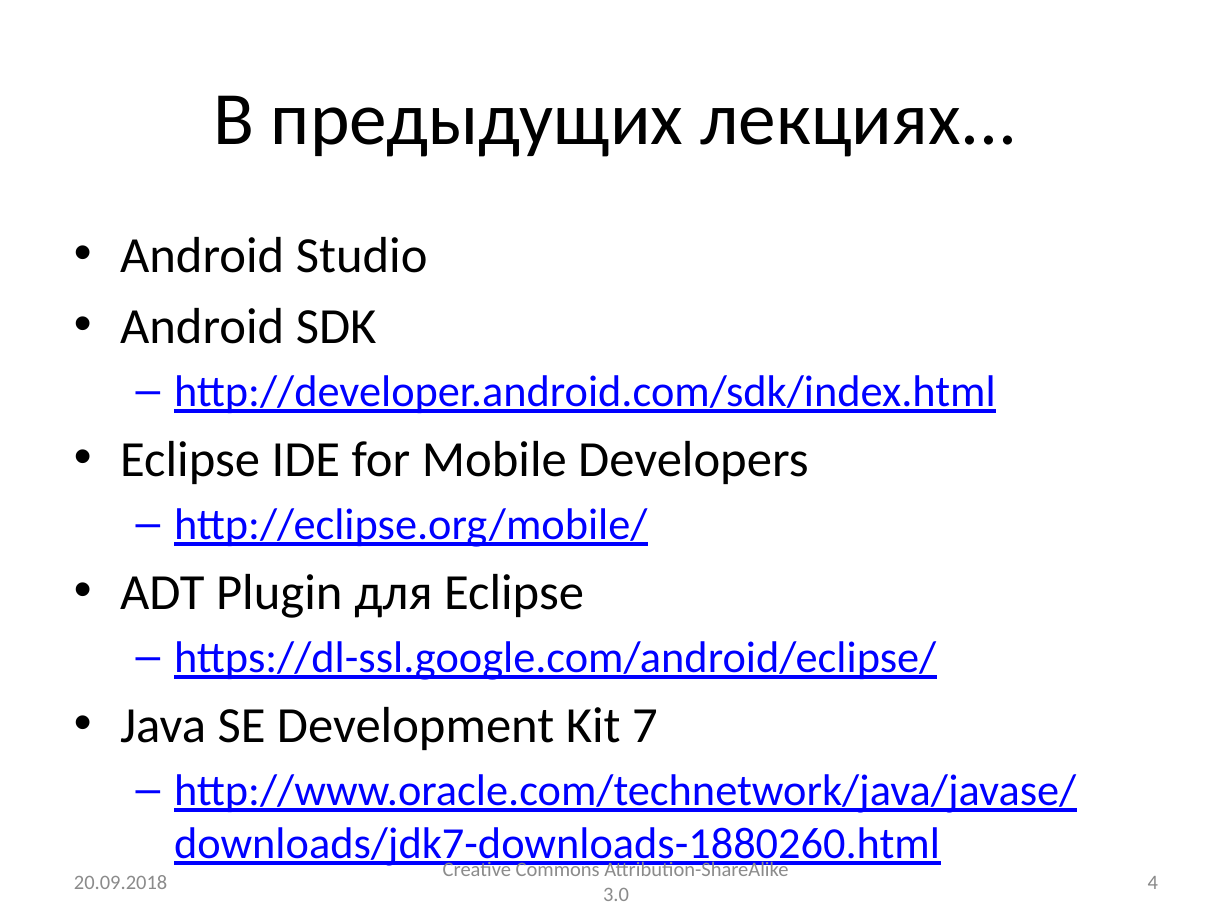
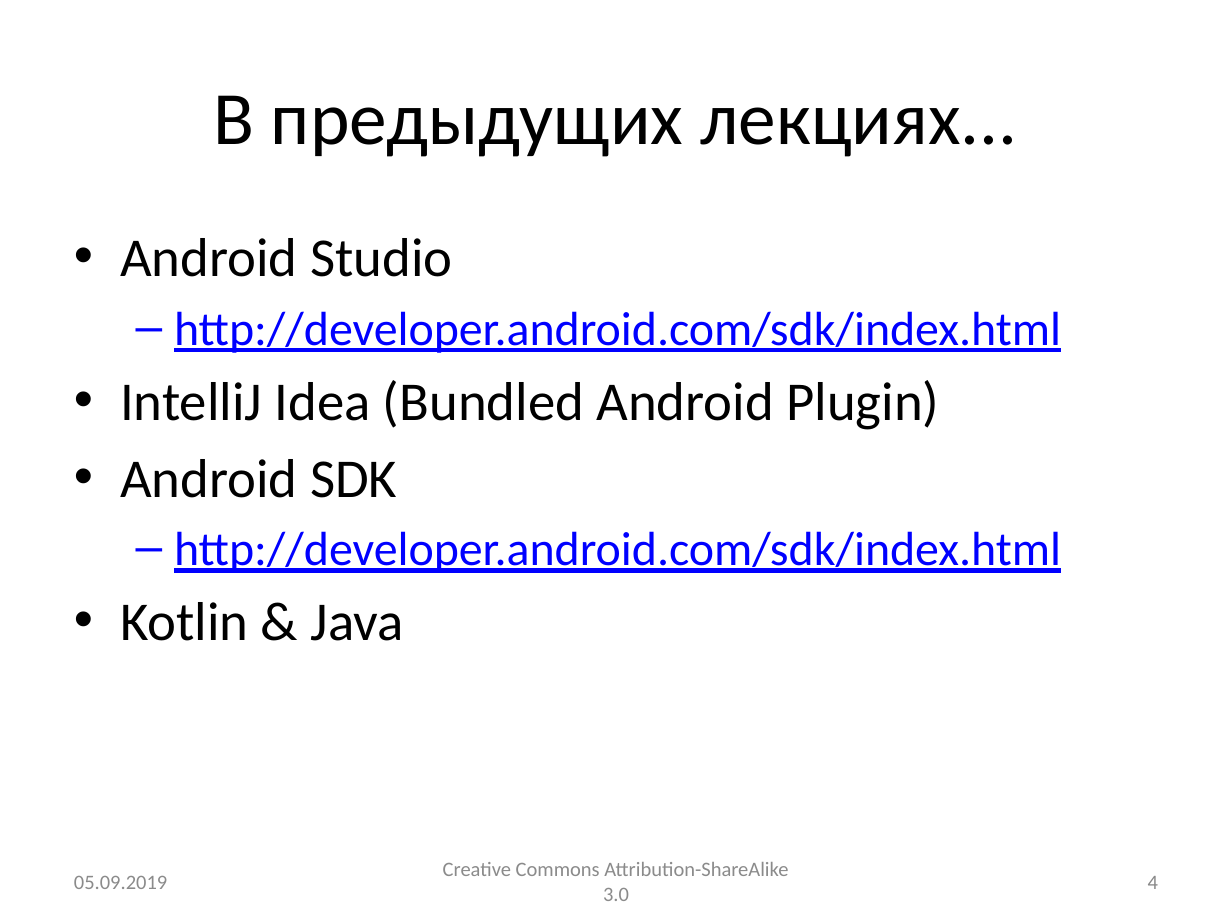
Before and after one commit to andrei-kuznetsov/android-lectures, a slide deck: slide 4 of lectures/Lecture002_Resources.pptx. Drawn at 1232x924 pixels with LibreOffice and Linux fonts; fonts in the diff are those of the drawing. Boxes give left, top, right and bottom in pixels: in the first picture for what was removed or moved away, otherwise in the second. Text is boxed around its words. In the diff, an @@ line names an element or a change of style, - is before the commit and + after.

Commit message:
Лекция 02 (презентация).

```diff
--- a/lectures/Lecture002_Resources.pptx
+++ b/lectures/Lecture002_Resources.pptx
@@ text at (x1=120, y1=238, x2=1061, y2=573): size 29.6 to 32 pt in "Android Studio", "Android SDK"; size 25.9 to 28 pt in "http://developer.android.com/sdk/index.html" @@
@@ text at (x1=120, y1=311, x2=1061, y2=430): paragraphs added @@
+  – http://developer.android.com/sdk/index.html
+• IntelliJ Idea (Bundled Android Plugin)
@@ text at (x1=120, y1=602, x2=404, y2=641): text changed; size 25.9 to 32 pt; text colour #0000FF to #000000 @@
-• Eclipse IDE for Mobile Developers
-  – http://eclipse.org/mobile/
-• ADT Plugin для Eclipse
-  – https://dl-ssl.google.com/android/eclipse/
-• Java SE Development Kit 7
-  – http://www.oracle.com/technetwork/java/javase/downloads/jdk7-downloads-1880260.html
+• Kotlin & Java
@@ text at (x1=74, y1=876, x2=167, y2=889): text changed @@
-20.09.2018
+05.09.2019
```
Also in this commit, not shown: 72 other slides changed.
